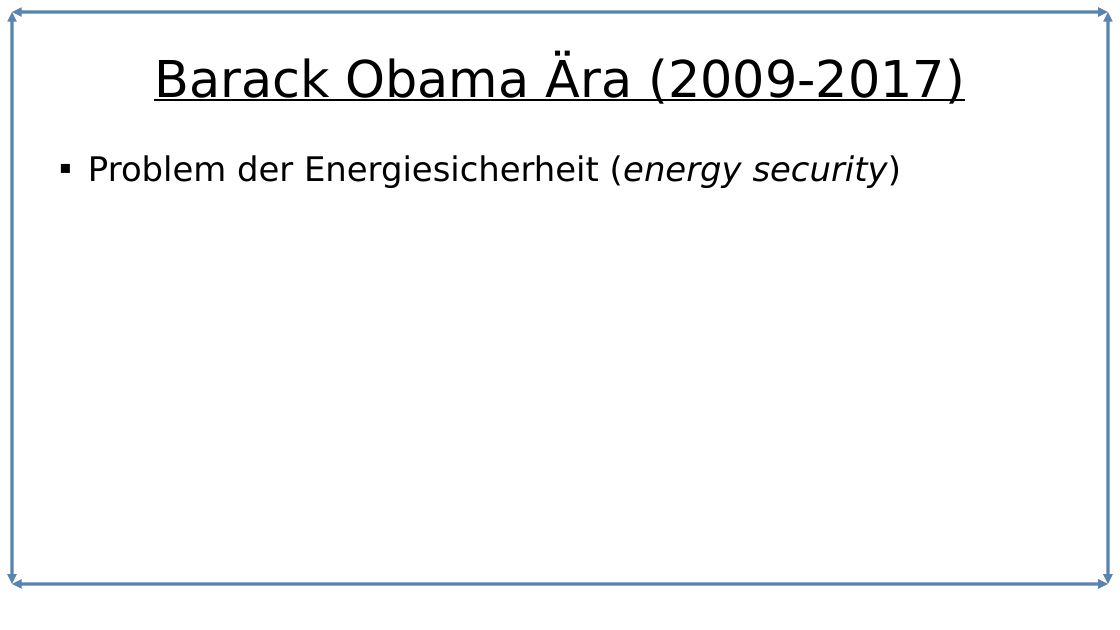
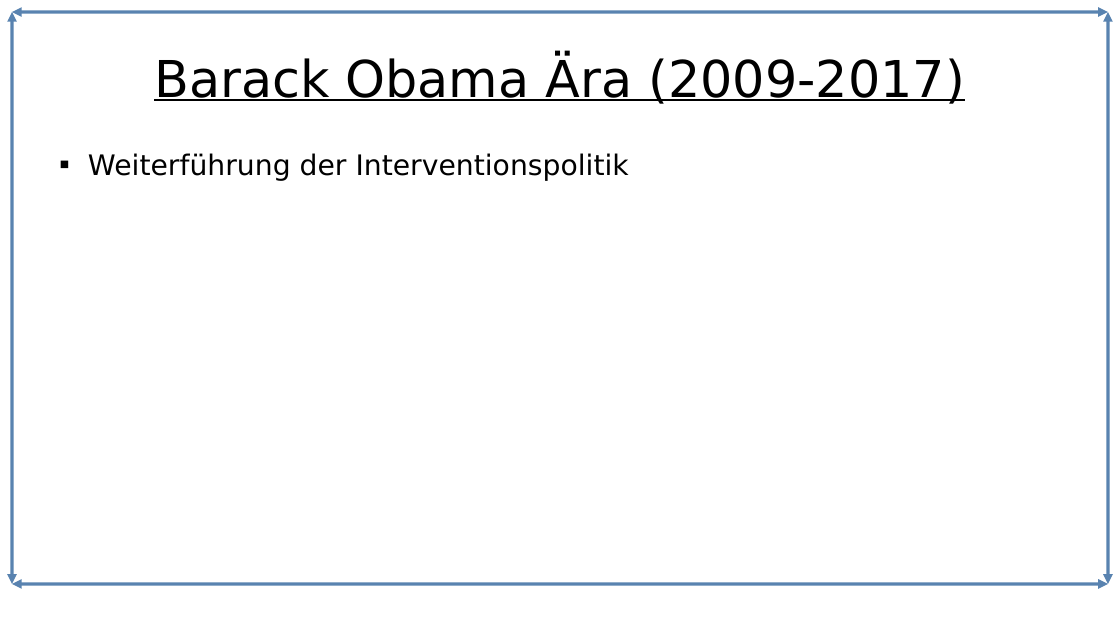
Before and after one commit to Lacrimus/Referat-Geschichte-USA-die-einzig-verbleibende-Weltmacht-, a slide deck: slide 9 of USA-die-einzig-verbleibende-Weltmacht.odp (slide 6 before the commit). Drawn at 1120x630 pixels with LibreOffice and Linux fonts; fonts in the diff are those of the drawing. Boxes give left, top, right and bottom in pixels: in the first picture for what was removed or moved away, otherwise in the second. Text is boxed around its words. In the diff, an @@ line names an element or a change of style, - is before the commit and + after.

```diff
--- a/USA-die-einzig-verbleibende-Weltmacht.odp
+++ b/USA-die-einzig-verbleibende-Weltmacht.odp
@@ text at [88,153,629,181]: text changed; size 24 to 20 pt @@
-■ Problem der Energiesicherheit (energy security)
+■ Weiterführung der Interventionspolitik
```
Also in this commit, not shown: 5 other slides changed, 3 slides added, 1 slide removed, 1 other file.
